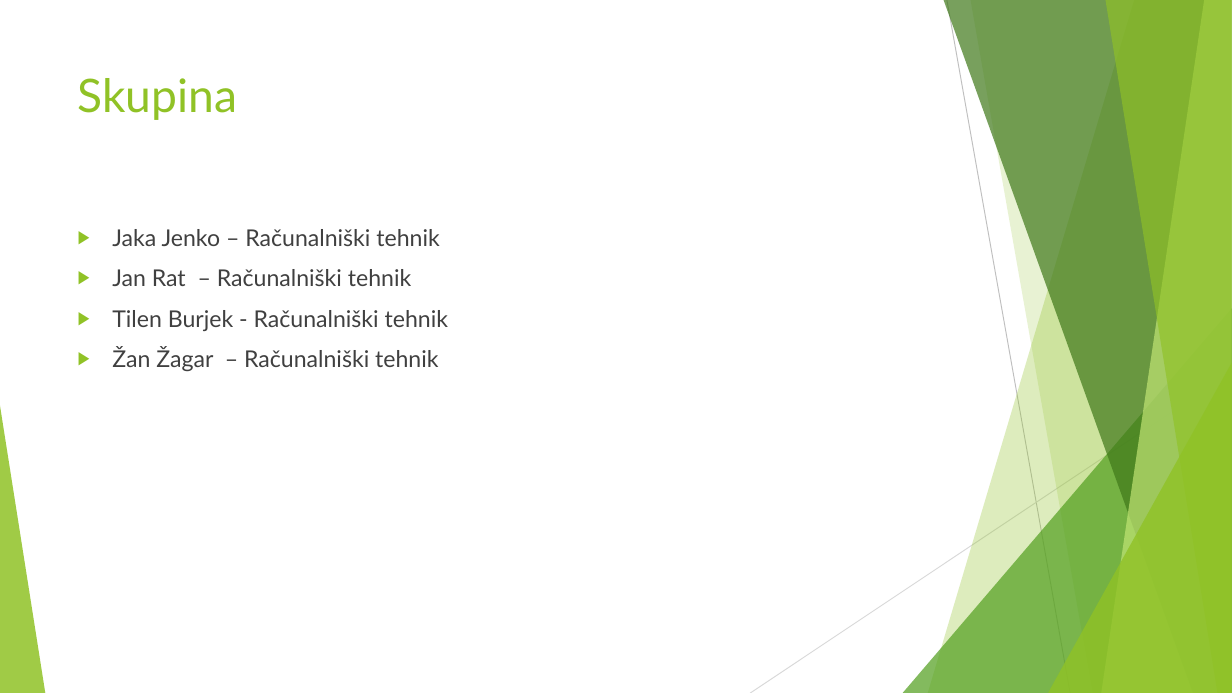
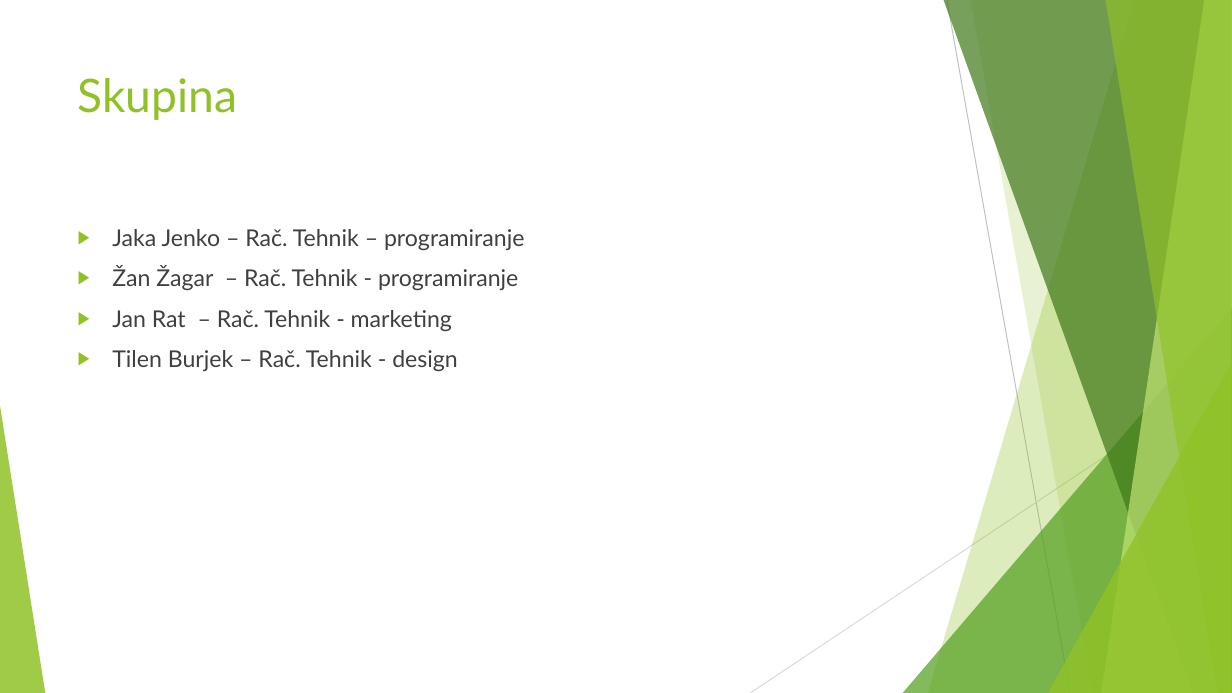
Before and after one commit to Zanz2/IPIRI_MM_RESOURCES, a slide deck: slide 6 of MAGIC-MIRROR_v4.pptx (slide 11 before the commit). Drawn at 1232x693 pixels with LibreOffice and Linux fonts; fonts in the diff are those of the drawing. Boxes give left, top, right and bottom in pixels: in the first picture for what was removed or moved away, otherwise in the second. Text is boxed around its words. In the diff, an @@ line names an element or a change of style, - is before the commit and + after.

```diff
--- a/MAGIC-MIRROR_v4.pptx
+++ b/MAGIC-MIRROR_v4.pptx
@@ text at [112,229,524,371]: text changed @@
-▶ Jaka Jenko – Računalniški tehnik
-▶ Jan Rat – Računalniški tehnik
-▶ Tilen Burjek - Računalniški tehnik
-▶ Žan Žagar – Računalniški tehnik
+▶ Jaka Jenko – Rač. Tehnik – programiranje
+▶ Žan Žagar – Rač. Tehnik - programiranje
+▶ Jan Rat – Rač. Tehnik - marketing
+▶ Tilen Burjek – Rač. Tehnik - design
```
Also in this commit, not shown: 4 other slides changed.
